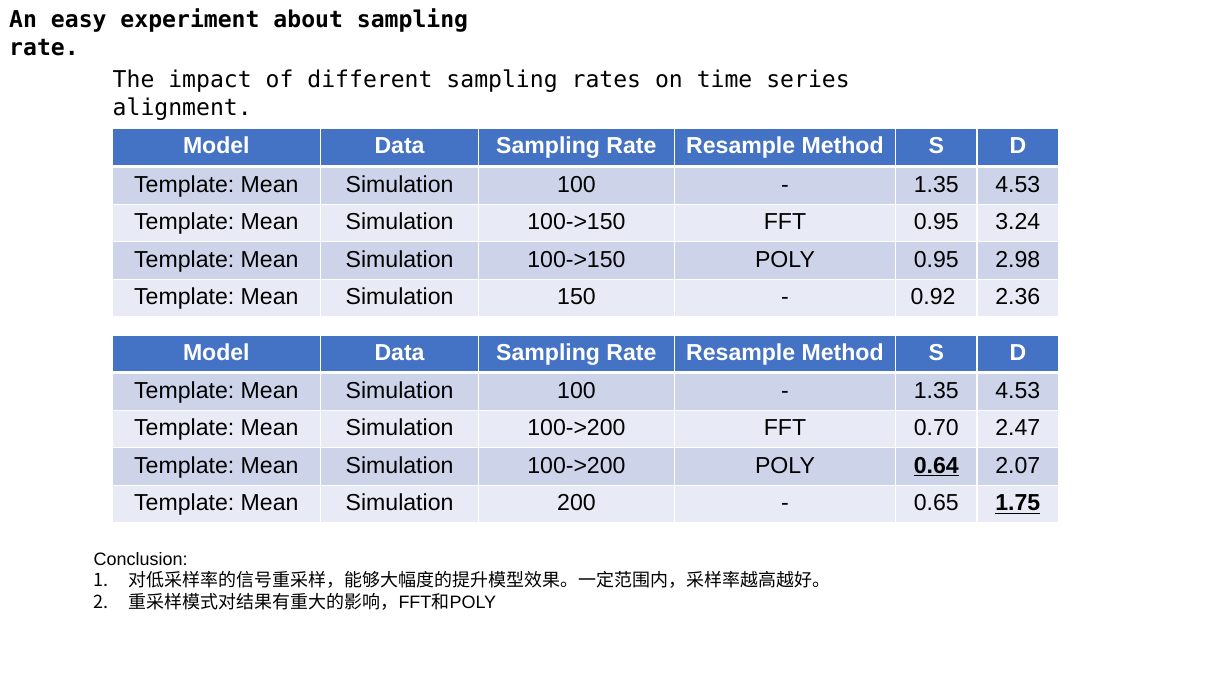
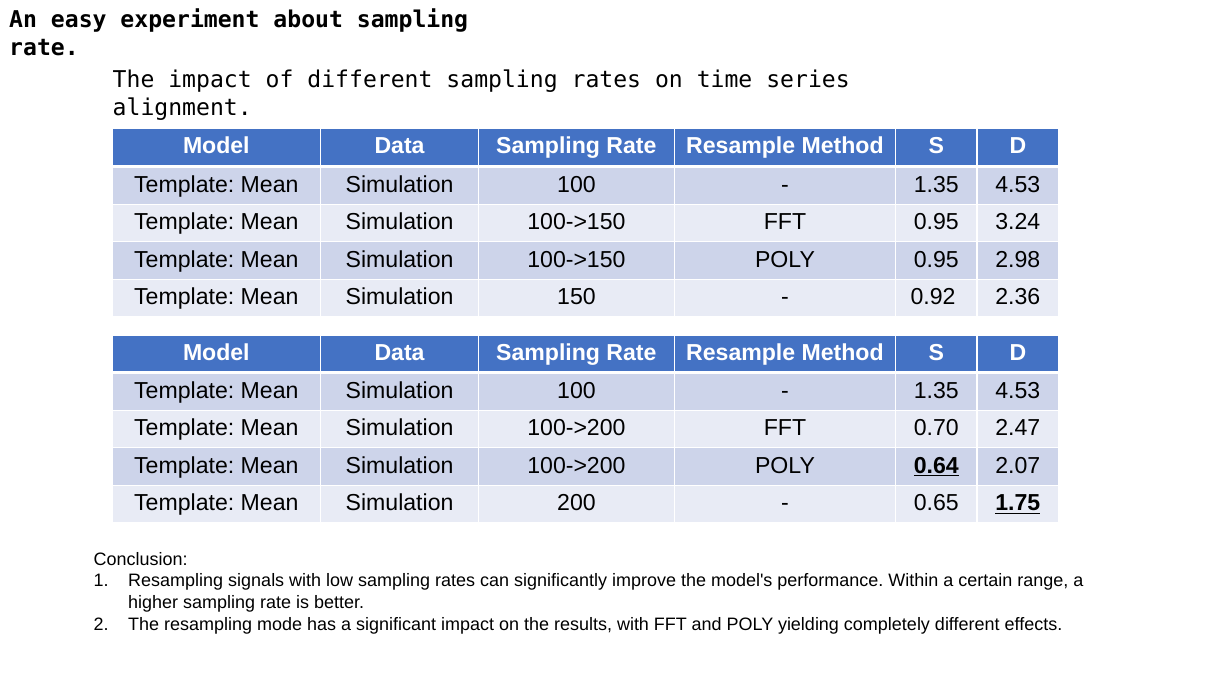
Before and after one commit to A-Big-Tortoise/Presentation, a slide deck: slide 8 of Presentation_1212_JiayuChen.pptx. Drawn at 1232x693 pixels with LibreOffice and Linux fonts; fonts in the diff are those of the drawing. Boxes give left, top, right and bottom in pixels: in the first picture for what was removed or moved away, otherwise in the second. Text is boxed around its words. In the diff, an @@ line names an element or a change of style, - is before the commit and + after.

```diff
--- a/Presentation_1212_JiayuChen.pptx
+++ b/Presentation_1212_JiayuChen.pptx
@@ text at [128, 573, 1083, 634]: text changed @@
-1. 对低采样率的信号重采样，能够大幅度的提升模型效果。一定范围内，采样率越高越好。
-2. 重采样模式对结果有重大的影响，FFT和POLY
+1. Resampling signals with low sampling rates can significantly improve the model's performance. Within a certain range, a higher sampling rate is better.
+2. The resampling mode has a significant impact on the results, with FFT and POLY yielding completely different effects.
```
Also in this commit, not shown: 2 other slides changed, 2 slides added, 2 slides removed.
